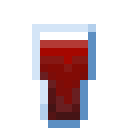
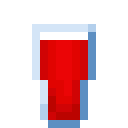
Before/after of a w=128, h=128 layered artwork. What changed in the layer stack:
added layer "strawberry" (98%) above "gooseberry" over [40, 40, 88, 120]
added layer "gooseberry" above "cranberry" over [40, 40, 88, 120]
added layer "cranberry" (75%) above "blueberry" over [40, 40, 88, 120]
added layer "raspberry" (75%) above "acai" over [40, 40, 88, 120]
added layer "acai" above "starfruit" over [40, 40, 88, 120]
added layer "grape" above "lime_juice" over [40, 40, 88, 120]
added group "juices done" with 15 layers above "Lemonades" over [40, 40, 88, 120]
hid "sweet_berry", moved it into group "juices done" over [40, 40, 88, 120]
hid "glow_berry_juice", moved it into group "juices done" over [40, 40, 88, 120]
showed "orange_juice", moved it into group "juices done" over [40, 40, 88, 120]
added group "Lemonades" with 4 layers over [40, 40, 88, 120]
